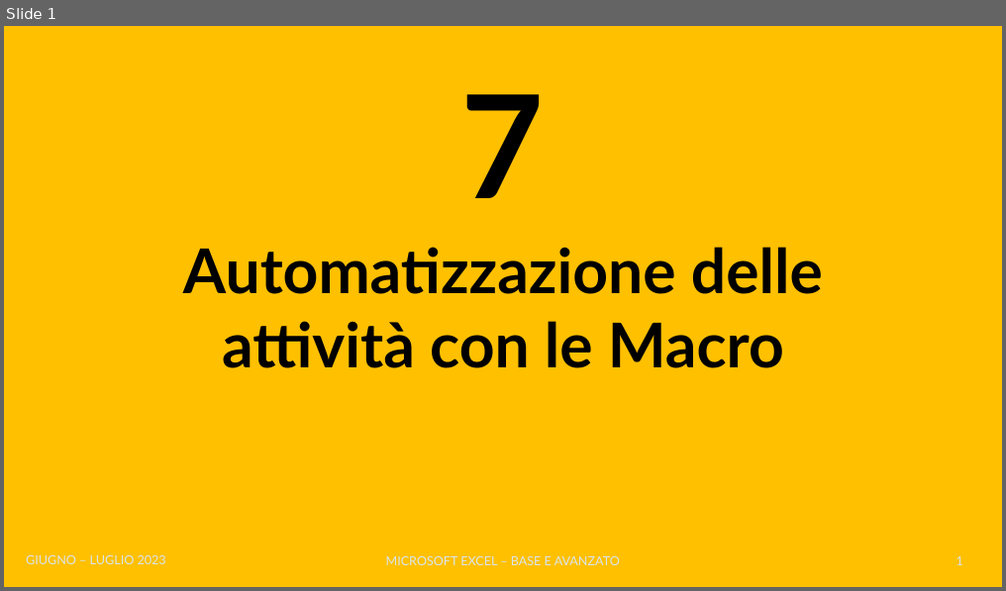
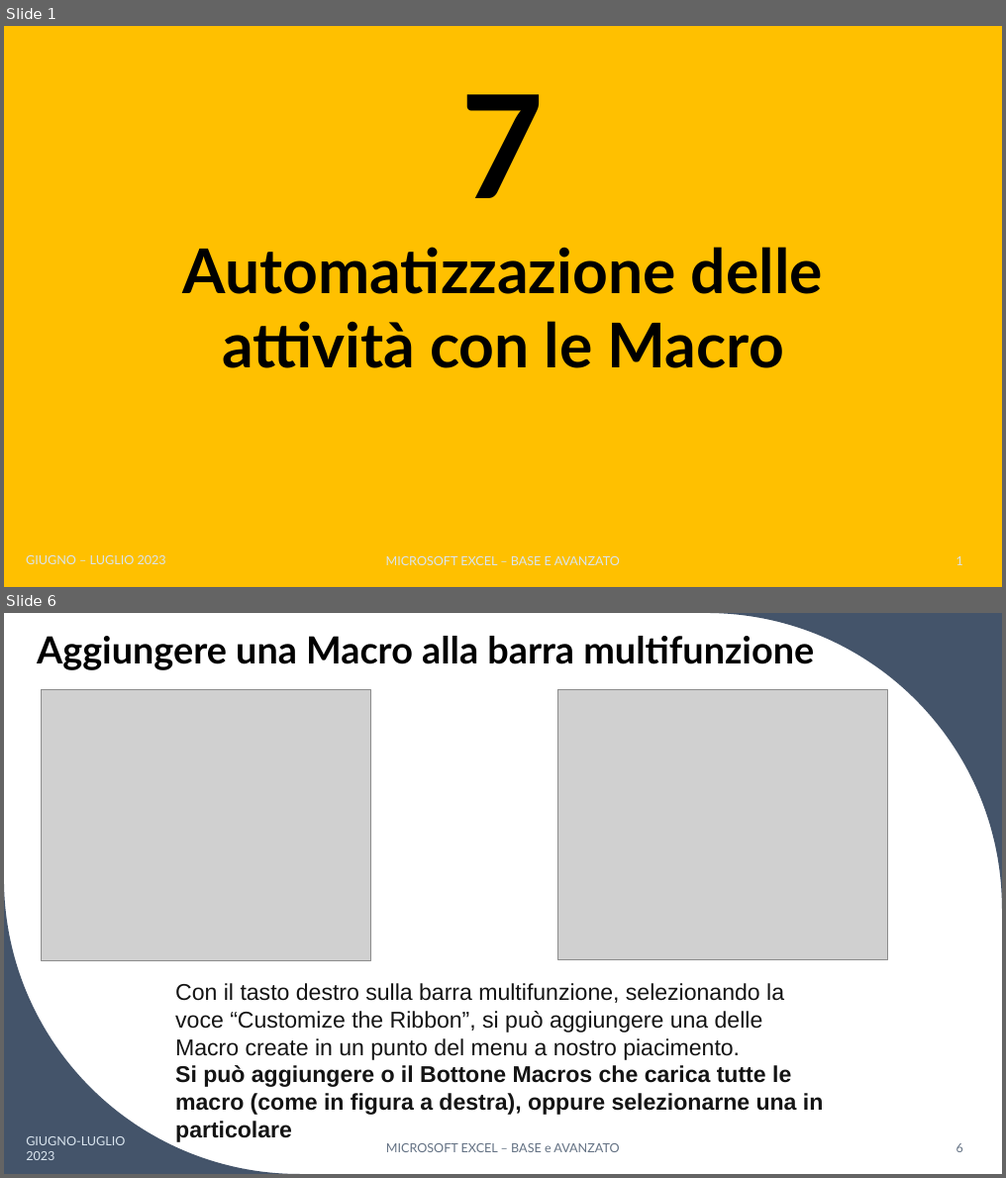
Before and after one commit to teispir/excel, a slide deck: ppt/Corso_Excel_Base_Avanzato_Parte7.pptx. Shown one above the other, each under a label of ours: slide 1 before the commit, slides 1 and 6 after it; the slides between them are not shown. The pictures are 1006x591 and 1006x1178 pixels, drawn with LibreOffice and Linux fonts; fonts in the diff are those of the drawing; grey boxes stand for pictures. Boxes give left, top, right and bottom in pixels: in the first picture for what was removed or moved away, otherwise in the second. Text is boxed around its words. In the diff, an @@ line names an element or a change of style, - is before the commit and + after.

```diff
--- a/ppt/Corso_Excel_Base_Avanzato_Parte7.pptx
+++ b/ppt/Corso_Excel_Base_Avanzato_Parte7.pptx
@@ slide 6 added at [4,613,1002,1174], background #FFFFFF @@
@@ title added at [37,632,814,670], 36 pt, text #000000, bold @@
+Aggiungere una Macro alla barra multifunzione
@@ freeform shape added at [706,613,1002,909], fill #44546A @@
@@ picture added at [41,690,371,961] @@
@@ picture added at [558,689,888,960] @@
@@ freeform shape added at [4,878,300,1174], fill #44546A @@
@@ text added at [175,983,823,1115], 22 pt, text #141414 @@
+Con il tasto destro sulla barra multifunzione, selezionando la voce “Customize the Ribbon”, si può aggiungere una delle Macro create in un punto del menu a nostro piacimento.
+Si può aggiungere o il Bottone Macros che carica tutte le macro (come in figura a destra), oppure selezionarne una in particolare
@@ text added at [26,1137,125,1160], 12 pt, text #DAE5EF @@
+GIUGNO-LUGLIO 2023
@@ text added at [386,1144,619,1153], 12 pt, text #637183 @@
+MICROSOFT EXCEL – BASE e AVANZATO
@@ page number added at [956,1144,963,1153], 12 pt, text #637183 @@
+6
```
Also in this commit, not shown: 12 other slides added, 49 other files.
